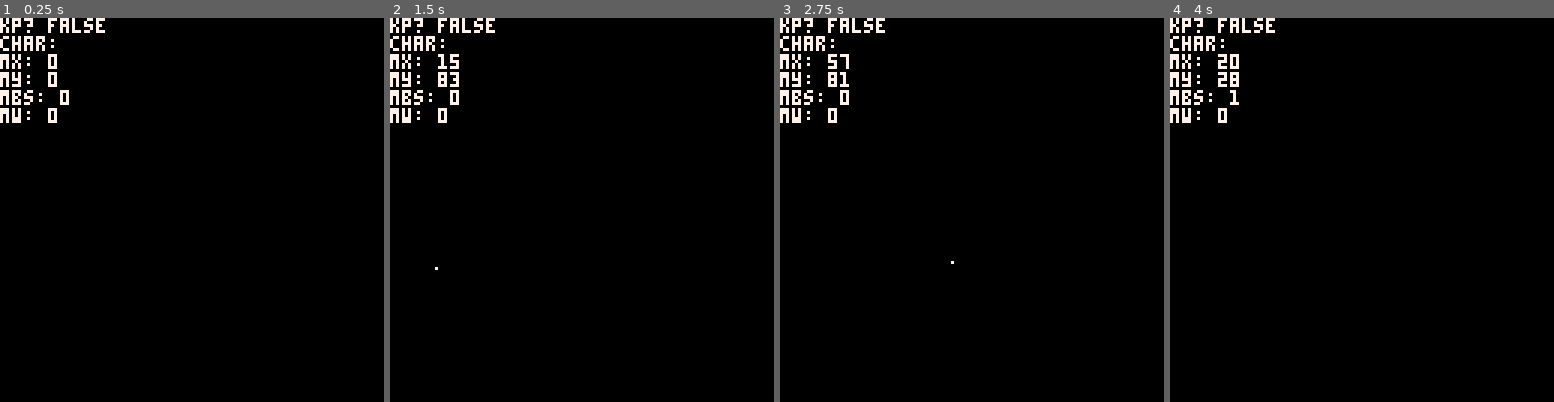
Above: before the commit, frames 1-4 (left to right).
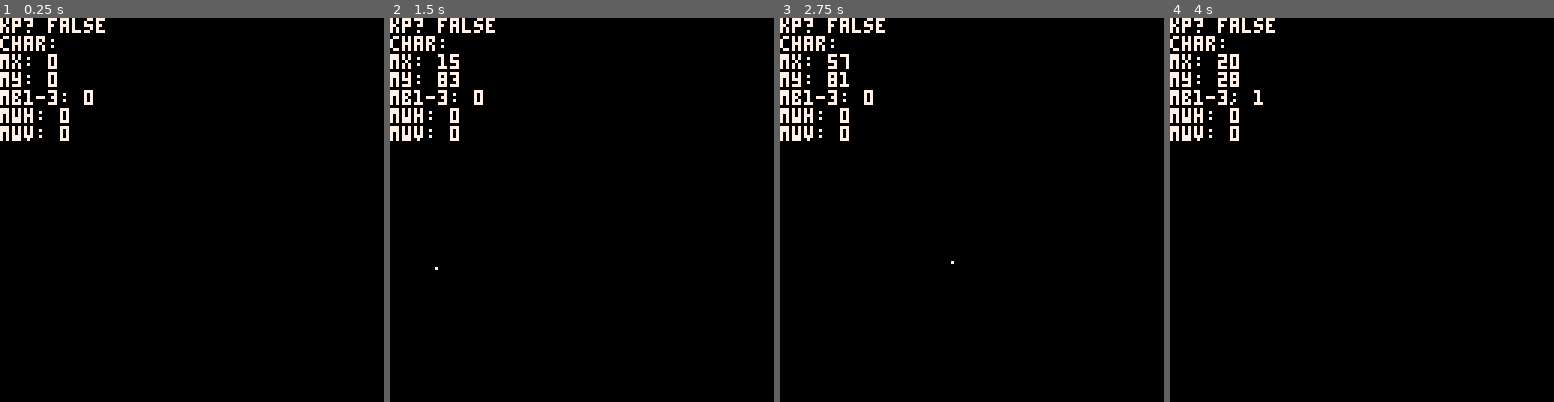
Above: after the commit, the same moments.

Repository: 0x4D5352/mussar.p8
Game: PICO-8 cartridge kb_mouse.p8
Two runs of this game, one before a commit and one after it. Both use one fixed random seed, a clock stepped at 60 frames per second and the inputs below.
Inputs (mouse positions are in pixels of both pictures, inside the frame that each line leads up to):
- Up to frame 1 (0.25 s): no input
- Up to frame 2 (1.5 s): click (670, 121) at 0.67 s; click (436, 267) at 1.22 s
- Up to frame 3 (2.75 s): click (887, 114) at 1.77 s; click (952, 259) at 2.32 s
- Up to frame 4 (4 s): click (1404, 106) at 2.87 s; click (1465, 256) at 3.42 s; click (1231, 102) at 3.97 s

The runs differ from the first frame. In frame 1, 0.8% of the frame differs, in the area x 0-25%, y 18-33%; in frame 2, 0.8%; in frame 3, 0.8%; in frame 4, 0.8%.

Commit message:
add incrementa.p8 and additional tweaks

Diff:
--- /dev/null
+++ b/incremental.p8
@@ -0,0 +1,130 @@
+pico-8 cartridge // http://www.pico-8.com
+version 42
+__lua__
+
+function _init()
+	poke(0x5f2d,0x1)
+	bg=0
+	txt=6
+	b = {ul={x=63,y=63},br={x=65,y=65},c=3}
+	state = mstate()
+	count=0
+	cooldown=false
+	last = t()
+	refreshrate = 2
+	debug = false
+	shopopen = false
+	clickprice = 1
+end
+
+function mstate()
+	return {
+		x=stat(32),
+		y=stat(33),
+		b=stat(34),
+		h=stat(35),
+		v=stat(36),
+		}
+end
+
+function rndcolor()
+	 return flr(rnd(16))
+end
+
+function withinbutton()
+	local after_ul = state.x >= b.ul.x and state.y >= b.ul.y
+	local before_br = state.x <= b.br.x and state.y <= b.br.y
+	return after_ul and before_br
+end
+
+function keypressed()
+	return state.b > 0
+end
+
+function drawbutton()
+	local c = b.c
+	if withinbutton() then
+		c = 32 - bg + c
+		if keypressed() then
+			c = c + 7
+		end
+	end
+	rectfill(
+		b.ul.x,
+		b.ul.y,
+		b.br.x,
+		b.br.y,
+		c
+	)
+end
+
+function drawmouse()
+	pset(state.x,state.y,txt+7)
+end
+
+function debugmouse()
+	print("mx: "..state.x,0,100,txt)
+	print("my: "..state.y,txt)
+	print("mb: "..state.b,txt)
+	print("mh: "..state.h,txt)
+	print("mv: "..state.v,txt)
+end
+
+function showstats()
+	print("clicks: "..count,txt)
+	if count > 0 then
+		if not cooldown then
+			print("click: ready!")
+		else
+			print("click: wait...")
+		end
+		print("cooldown: "..refreshrate)
+	end
+end
+
+function refreshcooldown()
+	local now = t()
+	if now - last >= refreshrate then
+		cooldown = false
+		last = t()
+	end
+end
+
+function showshop()
+	-- todo: find a better way to calculate offset
+	print("autoclick: "..clickprice, 127-(11*5)-((clickprice*3)/10),0,txt)
+end
+
+function _update()
+	state = mstate()
+	if withinbutton() and keypressed() then
+		if not cooldown then
+			count += 1
+			cooldown = true
+		end
+	end
+	if count > 9 and not shopopen then
+		shopopen = true
+	end
+	refreshcooldown()
+end
+
+function _draw()
+	cls(bg)
+	if debug then
+		debugmouse()
+	end
+	showstats()
+	if shopopen then
+		showshop()
+	end
+	drawbutton()
+	drawmouse()
+end
+__gfx__
+00000000000000000000000000000000000000000000000000000000000000000000000000000000000000000000000000000000000000000000000000000000
+00000000000000000000000000000000000000000000000000000000000000000000000000000000000000000000000000000000000000000000000000000000
+00700700000000000000000000000000000000000000000000000000000000000000000000000000000000000000000000000000000000000000000000000000
+00077000000000000000000000000000000000000000000000000000000000000000000000000000000000000000000000000000000000000000000000000000
+00077000000000000000000000000000000000000000000000000000000000000000000000000000000000000000000000000000000000000000000000000000
+00700700000000000000000000000000000000000000000000000000000000000000000000000000000000000000000000000000000000000000000000000000
--- a/kb_mouse.p8
+++ b/kb_mouse.p8
@@ -25,8 +25,12 @@
 	print("char: "..stat(31))
 	print("mx: "..stat(32))
 	print("my: "..stat(33))
-	print("mbs: "..stat(34))
-	print("mw: "..stat(36))
+	-- 1 == left mouse
+	-- 2 == right mouse
+	-- 3 == middle mouse
+	print("mb1-3: "..stat(34))
+	print("mwh: "..stat(35))
+	print("mwv: "..stat(36))
 	pset(stat(32),stat(33),7)
 	local res = ""
 	if #string>=1 then
--- a/perlin.p8
+++ b/perlin.p8
@@ -44,7 +44,7 @@
 
 	local tr = {x=xf-1.0,y=yf-1.0}
 	local tl = {x=xf,y=yf-1.0}
-	local br =
+	-- local br =
 end
 __gfx__
 00000000000000000000000000000000000000000000000000000000000000000000000000000000000000000000000000000000000000000000000000000000
--- a/test.p8
+++ b/test.p8
@@ -19,6 +19,7 @@
 	circfill(sint+64, cost, radius, 7)
 	line(0,127,127,127,8)
 	print("cos of t() * y: "..cost)
+	print("sine of t() * y: "..sint+64)
 end
 
 __gfx__
